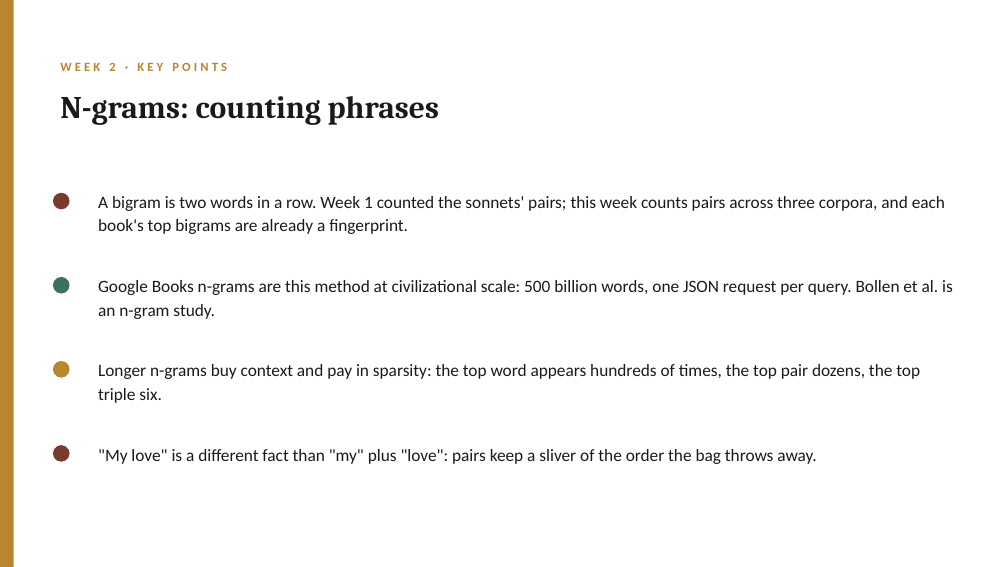
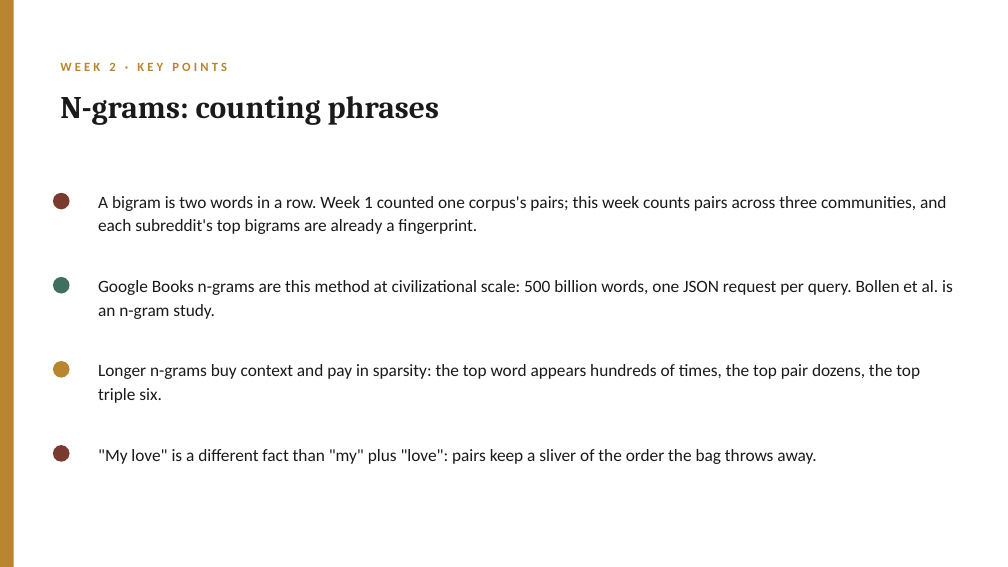
Before and after one commit to lucianli123/culture-as-data-2026, a slide deck: slide 6 of slides/pptx/week-02.pptx. Drawn at 1008x567 pixels with LibreOffice and Linux fonts; fonts in the diff are those of the drawing. Boxes give left, top, right and bottom in pixels: in the first picture for what was removed or moved away, otherwise in the second. Text is boxed around its words. In the diff, an @@ line names an element or a change of style, - is before the commit and + after.

Commit message:
Week 2 fully Reddit + image focused: three live communities replace sonnets/novels across tokenize, stop lists, stemming, Zipf, n-grams, stats, tf-idf, keyness, shuffle test, playground

```diff
--- a/slides/pptx/week-02.pptx
+++ b/slides/pptx/week-02.pptx
@@ text at bbox=[98, 196, 946, 234]: text changed @@
-A bigram is two words in a row. Week 1 counted the sonnets' pairs; this week counts pairs across three corpora, and each book's top bigrams are already a fingerprint.
+A bigram is two words in a row. Week 1 counted one corpus's pairs; this week counts pairs across three communities, and each subreddit's top bigrams are already a fingerprint.
```
Also in this commit, not shown: 2 other slides changed, 14 other files.
